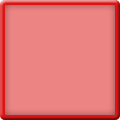
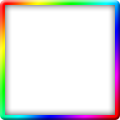
Before/after of a 120 × 120 layered artwork. What changed in the layer stack:
added group "Rainbow" with 2 layers above "Yellow" over (0, 0, 120, 120)
added layer "Rounded Rectangle 1" (1st of 2, in "Rainbow") in group "Rainbow" over (0, 0, 120, 120)
hid group "Red" (2 layers) over (0, 0, 120, 120)
